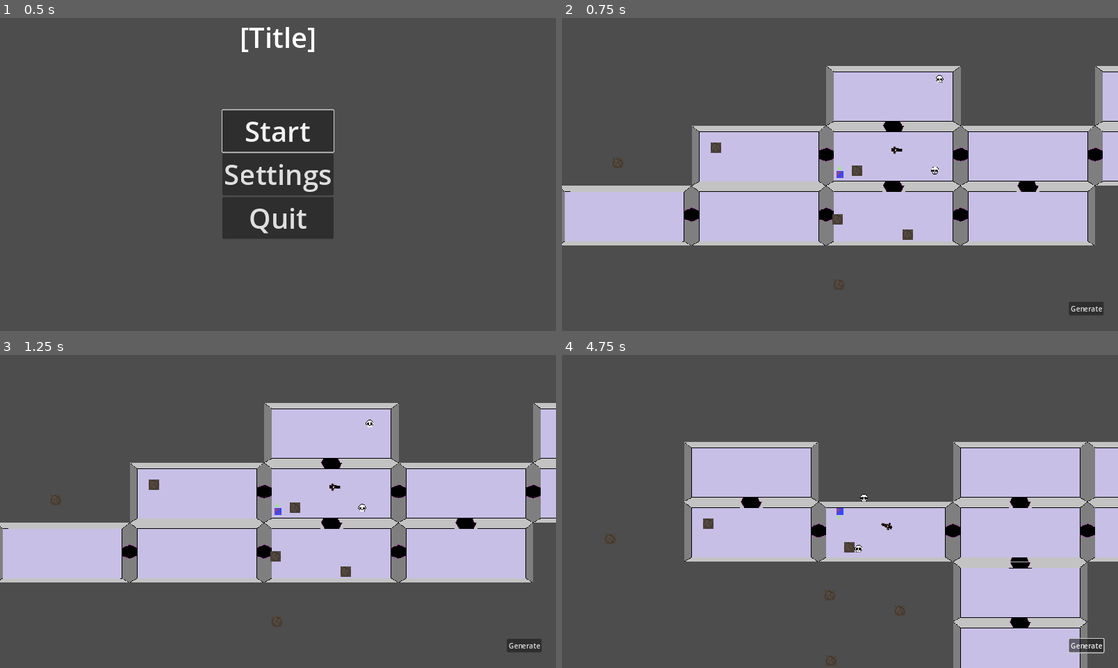
Above: before the commit, frames 1-4 (two rows, left to right).
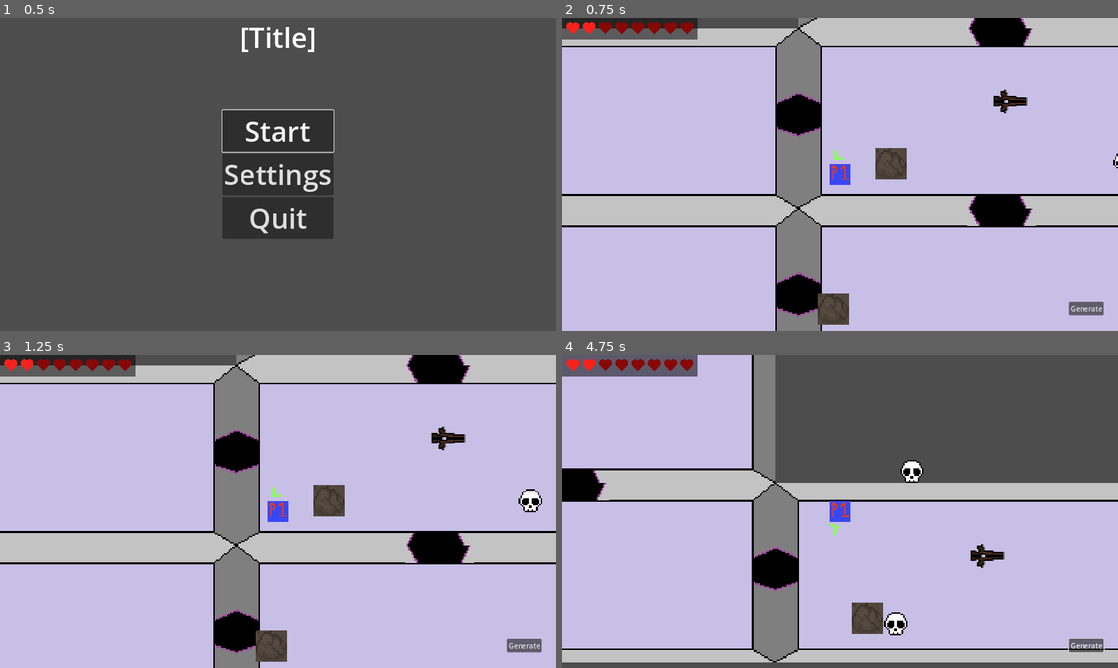
Above: after the commit, the same moments.

Repository: dcordova7146/Team4
Game: Godot game, scene res://main.tscn
Same seed, same stepped clock (60 frames per second), same inputs: the game is played once before the commit and once after it.
Inputs (mouse positions are in pixels of both pictures, inside the frame that each line leads up to):
- Up to frame 1 (0.5 s): no input
- Up to frame 2 (0.75 s): click "Start" at 0.5 s
- Up to frame 3 (1.25 s): no input
- Up to frame 4 (4.75 s): click "Generate" at 1.25 s; move the mouse to (962, 495) at 2.02 s; press the mouse at (962, 495) at 2.03 s; hold D (move_right) 2.03-2.78 s; move the mouse to (728, 527) at 2.77 s; release the mouse at (728, 527) at 2.78 s; hold S (move_down) 2.78-3.53 s; click (728, 527) at 2.85 s; move the mouse to (895, 442) at 3.52 s; press the mouse at (895, 442) at 3.53 s; hold D (move_right) 3.53-4.28 s; move the mouse to (812, 574) at 4.27 s; release the mouse at (812, 574) at 4.28 s; hold W (move_up) from 4.28 s (still down); click (812, 574) at 4.35 s

Frame 1 is identical in both runs. In frame 2, 82% of the frame differs, in the area x 0-100%, y 0-100%; in frame 3, 82%; in frame 4, 63%.

Commit message:
Add player lives and life pickups
- Add player lives and max lives
- Add player life loss on collision with enemy
- Add player life gain on collision with life pickup
- Add player invincibility after life loss
- Add player sprite blinking after life loss
- Add HUD showing player lives
- Add life pickup spawning on enemy death
- Add game over condition
- Add collision layer names
- Change collision layers

Diff:
--- /dev/null
+++ b/life.gd
@@ -0,0 +1,8 @@
+class_name Life
+extends StaticBody2D
+## A heart shape that collides with the player.
+
+
+## Draw as a heart shape.
+func _draw() -> void:
+	Lives.draw_heart(self, 20.0, Vector2(-10, -10))
--- /dev/null
+++ b/life.tscn
@@ -0,0 +1,13 @@
+[gd_scene load_steps=3 format=3 uid="uid://b43y01jhs1kja"]
+
+[ext_resource type="Script" path="res://life.gd" id="1_7hewv"]
+
+[sub_resource type="CircleShape2D" id="CircleShape2D_mvdy7"]
+
+[node name="Life" type="StaticBody2D"]
+collision_layer = 16
+collision_mask = 2
+script = ExtResource("1_7hewv")
+
+[node name="CollisionShape2D" type="CollisionShape2D" parent="."]
+shape = SubResource("CircleShape2D_mvdy7")
--- a/pause_menu.gd
+++ b/pause_menu.gd
@@ -6,16 +6,29 @@
 signal game_restarted
 signal game_exited_to_menu
 
+@onready var buttons: VBoxContainer = $Buttons
+@onready var label: Label = $PauseLabel
 
-## Pause game logic.
+
+## Listen to player death event.
+func _ready() -> void:
+	Events.player_died.connect(_on_player_died)
+
+
+## Pause game logic and display menu with given message.
 ##
 ## Only affects nodes whose process mode is explictly "Pausable",
 ## as the main scene's process mode is "Always".
-func pause() -> void:
-	get_tree().paused = true;
+func pause(message: String = "Paused") -> void:
+	get_tree().paused = true
+	label.text = message
 	show()
-	# Focus the first button.
-	($Buttons/ResumeButton as Button).grab_focus()
+	# Focus the first non-disabled button.
+	for i: int in buttons.get_child_count():
+		var button: Button = buttons.get_child(i)
+		if not button.disabled:
+			button.grab_focus()
+			break
 
 
 ## Hide self and unpause game.
@@ -31,6 +44,7 @@
 			resume()
 		else:
 			pause()
+
 
 ## Unpause when "Resume" button pressed.
 func _on_resume_button_pressed() -> void:
@@ -52,3 +66,10 @@
 ## Exit game.
 func _on_quit_to_desktop_button_pressed() -> void:
 	get_tree().quit()
+
+
+## Pause game with "Game Over!" message and disable resume button.
+func _on_player_died() -> void:
+	var resume_button: Button = $Buttons/ResumeButton
+	resume_button.disabled = true
+	pause("Game Over!")
--- a/project.godot
+++ b/project.godot
@@ -73,6 +73,14 @@
 ]
 }
 
+[layer_names]
+
+2d_physics/layer_1="walls"
+2d_physics/layer_2="player"
+2d_physics/layer_3="enemies"
+2d_physics/layer_4="bullets"
+2d_physics/layer_5="pickups"
+
 [rendering]
 
 textures/canvas_textures/default_texture_filter=0
--- a/scenes/dungeon.tscn
+++ b/scenes/dungeon.tscn
@@ -7,12 +7,16 @@
 [ext_resource type="Script" path="res://scripts/Tests/Camera2D.gd" id="4_hmp84"]
 [ext_resource type="PackedScene" uid="uid://cexqlf50w1why" path="res://scenes/mobScenes/skull.tscn" id="5_u63n0"]
 [ext_resource type="PackedScene" uid="uid://dx5nejrm0qvau" path="res://scenes/propScenes/fireball_turret.tscn" id="6_gpxj7"]
+[ext_resource type="PackedScene" uid="uid://doe0sstc3n5sh" path="res://ui/hud.tscn" id="7_wap1c"]
 
 [node name="Dungeon" type="Node2D"]
 process_mode = 1
 script = ExtResource("1_1hjgm")
 
-[node name="HUD" type="CanvasLayer" parent="."]
+[node name="PauseMenu" parent="." instance=ExtResource("2_img3q")]
+visible = false
+
+[node name="HUD" parent="." instance=ExtResource("7_wap1c")]
 
 [node name="Button" type="Button" parent="HUD"]
 offset_left = 1167.0
@@ -21,9 +25,6 @@
 offset_bottom = 684.0
 text = "Generate
 "
-
-[node name="PauseMenu" parent="." instance=ExtResource("2_img3q")]
-visible = false
 
 [node name="Spawn" type="Node2D" parent="."]
 
--- a/scenes/mobScenes/skull.tscn
+++ b/scenes/mobScenes/skull.tscn
@@ -13,8 +13,8 @@
 bg_color = Color(0.596078, 0, 0, 1)
 
 [node name="Skull" type="CharacterBody2D"]
-collision_layer = 2
-collision_mask = 3
+collision_layer = 4
+collision_mask = 7
 script = ExtResource("1_wcjy6")
 
 [node name="Skull" type="Sprite2D" parent="."]
--- a/scenes/playerScenes/bullet.tscn
+++ b/scenes/playerScenes/bullet.tscn
@@ -8,8 +8,8 @@
 
 [node name="Bullet" type="Area2D"]
 top_level = true
-collision_layer = 0
-collision_mask = 3
+collision_layer = 8
+collision_mask = 7
 script = ExtResource("1_v34mm")
 
 [node name="Projectile" type="Sprite2D" parent="."]
--- a/scenes/playerScenes/player.tscn
+++ b/scenes/playerScenes/player.tscn
@@ -8,7 +8,8 @@
 size = Vector2(16, 16)
 
 [node name="Player" type="CharacterBody2D"]
-collision_mask = 3
+collision_layer = 2
+collision_mask = 23
 motion_mode = 1
 script = ExtResource("1_iitf2")
 
@@ -19,3 +20,16 @@
 texture = ExtResource("2_22u6h")
 
 [node name="Gun" parent="." instance=ExtResource("3_mw41a")]
+
+[node name="Camera2D" type="Camera2D" parent="."]
+zoom = Vector2(3, 3)
+
+[node name="InvincibilityTimer" type="Timer" parent="."]
+wait_time = 2.0
+one_shot = true
+
+[node name="BlinkTimer" type="Timer" parent="."]
+wait_time = 0.05
+
+[connection signal="timeout" from="InvincibilityTimer" to="." method="_on_invincibility_timer_timeout"]
+[connection signal="timeout" from="BlinkTimer" to="." method="_on_blink_timer_timeout"]
--- a/scripts/dungeon.gd
+++ b/scripts/dungeon.gd
@@ -5,10 +5,14 @@
 signal game_restarted
 signal game_exited_to_menu
 
+const LIFE = preload("res://life.tscn")
+
 @onready var spawn: Node2D = $Spawn
+
 
 func _ready() -> void:
 	visualize(GenerateDungeon.generate(randi_range(-1000,1000)))
+	Events.enemy_died.connect(_on_enemy_died)
 
 #visualize function is used to turn the data structure that is the dungeon into a real in game scene of rooms
 func visualize(dungeon: Dictionary) -> void:
@@ -35,3 +39,10 @@
 func _on_pause_menu_game_exited_to_menu() -> void:
 	game_exited_to_menu.emit()
 	queue_free()
+
+
+## Spawn life pickup at position of where enemy died.
+func _on_enemy_died(position: Vector2) -> void:
+	var life: Node2D = LIFE.instantiate()
+	life.global_position = position
+	add_child(life)
--- a/scripts/events.gd
+++ b/scripts/events.gd
@@ -3,4 +3,7 @@
 #singleton script
 #which will keep track of game state and logic
 
+signal player_died
 signal room_entered(room: Room)
+signal health_changed(lives: int, max_lives: int)
+signal enemy_died(position: Vector2)
--- a/scripts/mobScripts/skull.gd
+++ b/scripts/mobScripts/skull.gd
@@ -32,7 +32,13 @@
 	health -= 1
 	# When health 0, destroy node (kills the mob)
 	if health == 0:
-		queue_free()
+		die()
 	# Update health bar to reflect health and display.
 	health_bar.value = health
 	health_bar.visible = true
+
+
+## Drop a life and then delete self.
+func die() -> void:
+	Events.enemy_died.emit(global_position)
+	queue_free()
--- a/scripts/playerScripts/gun.gd
+++ b/scripts/playerScripts/gun.gd
@@ -3,20 +3,19 @@
 extends Node2D
 
 const BULLET: PackedScene = preload("res://scenes/playerScenes/bullet.tscn")
-
+## How long until the gun can be fired again.
+@export var cooldown_duration: float = 0.25
+## How long until the game is fired again when primary action key held.
+@export var auto_fire_duration: float = 0.5
+## Whether the gun still cooling down from the last time it was fired.
+##
+## If true, bullets cannot be shot.
+var is_cooling_down: bool = false
 @onready var gun_pivot: Marker2D = $GunPivot
 @onready var shooting_timer: Timer = $ShootingTimer
 @onready var cooldown_timer: Timer = $CooldownTimer
 @onready var cooldown_bar: ProgressBar = $CooldownBar
-## How long until the gun can be fired again.
-@export var cooldown_duration: float = 0.25
-## How long until the game is fired again when primary action key held.
-@export var auto_fire_duration: float = 0.75
-
-## Whether the gun still cooling down from the last time it was fired.
-##
-## If true, bullets cannot be shot.
-var is_cooling_down: bool = false
+@onready var bullet_hole: Node2D = %BulletHole
 
 
 ## Set up timers for shooting and cooldown and value of cooldown progress bar.
@@ -49,13 +48,12 @@
 		return;
 
 	var new_bullet: Node2D = BULLET.instantiate()
-	var bullet_hole: Node2D = %BulletHole
 	new_bullet.global_position = bullet_hole.global_position
 	new_bullet.global_rotation = bullet_hole.global_rotation
 	bullet_hole.add_child(new_bullet)
 	# Begin cooldown, show its progress bar, and start timer to end it.
-	is_cooling_down = true;
-	cooldown_bar.visible = true;
+	is_cooling_down = true
+	cooldown_bar.visible = true
 	cooldown_timer.start()
 
 
@@ -66,5 +64,5 @@
 
 ## When cooldown is over, cooling down is over and the progress bar is hidden.
 func _on_cooldown_timer_timeout() -> void:
-	is_cooling_down = false;
-	cooldown_bar.visible = false;
+	is_cooling_down = false
+	cooldown_bar.visible = false
--- a/scripts/playerScripts/player.gd
+++ b/scripts/playerScripts/player.gd
@@ -2,16 +2,86 @@
 
 extends CharacterBody2D
 
+## Initial number of lives.
+@export var lives: int = 2
+## Max number of lives.
+@export var max_lives: int = 8
 # Move speed multiplier.
 #export allows it to be modifiable outside code and in the editor
 @export var speed: int = 250
+## Timer until invincibility after losing a life wears off.
+@onready var invincibility_timer: Timer = $InvincibilityTimer
+## Timer until visibility is toggled.
+@onready var blink_timer: Timer = $BlinkTimer
+
+
+## Broadcast health state on ready so it may be rendered by the HUD.
+func _ready() -> void:
+	Events.health_changed.emit(lives, max_lives)
+
+
+func _physics_process(_delta: float) -> void:
+	get_input()
+	process_collisions()
 
 
 # Move the player according to cardinal direction input.
 #grabs direction vector based on an input map of established keys associated with direction
-func _physics_process(_delta: float) -> void:
+func get_input() -> void:
 	var direction: Vector2 = Input.get_vector(
-			"move_left","move_right","move_up","move_down"
+			"move_left", "move_right", "move_up", "move_down"
 	)
 	velocity = direction * speed
 	move_and_slide()
+
+
+## Run specific behavior upon collision with certain entities.
+func process_collisions() -> void:
+	for i: int in get_slide_collision_count():
+		var collision: KinematicCollision2D = get_slide_collision(i)
+		var collider: Object = collision.get_collider()
+		print(collider)
+		var enemy: Skull = collider as Skull
+		if enemy:
+			lose_life()
+		var life: Life = collider as Life
+		if life:
+			# Remove collided lives.
+			life.queue_free()
+			gain_life()
+
+
+## Subtract a life.
+func lose_life() -> void:
+	# Don't if invincible.
+	if not invincibility_timer.is_stopped():
+		return
+	lives -= 1
+	# Let pause menu know if player died (i.e. game over).
+	if lives == 0:
+		Events.player_died.emit()
+	# Let HUD life bar know health state.
+	Events.health_changed.emit(lives, max_lives)
+	# Make temporarily invincible.
+	invincibility_timer.start()
+	# Make appearance blink rapidly.
+	blink_timer.start()
+
+
+## Add a life if max lives not reached.
+func gain_life() -> void:
+	if lives == max_lives:
+		return
+	lives += 1
+	Events.health_changed.emit(lives, max_lives)
+
+
+## Toggle visibility.
+func _on_blink_timer_timeout() -> void:
+	visible = not visible
+
+
+## Stop blinking and ensure visibility.
+func _on_invincibility_timer_timeout() -> void:
+	blink_timer.stop()
+	visible = true
--- /dev/null
+++ b/ui/hud.tscn
@@ -0,0 +1,8 @@
+[gd_scene load_steps=2 format=3 uid="uid://doe0sstc3n5sh"]
+
+[ext_resource type="Script" path="res://ui/lives.gd" id="1_74fjh"]
+
+[node name="HUD" type="CanvasLayer"]
+
+[node name="Lives" type="Node2D" parent="."]
+script = ExtResource("1_74fjh")
--- /dev/null
+++ b/ui/lives.gd
@@ -0,0 +1,77 @@
+@tool
+class_name Lives
+extends Node2D
+## A sort of progress bar that displays discrete values with heart shapes.
+
+const DEFAULT_COLOR: Color = Color("#f8221c")
+const DEFAULT_SIZE: float = 50.0
+
+## Total number of hearts, including both active and inactive.
+@export var max_value: int = 10
+## Number of hearts that are active.
+@export var value: int = 5
+## Size of the hearts.
+@export var heart_size: float = DEFAULT_SIZE
+## Color of filled hearts.
+@export var color_filled: Color = DEFAULT_COLOR
+## Color of unfilled hearts.
+@export var color_unfilled: Color = Color("#860907")
+## Color of background.
+@export var color_background: Color = Color("#0008")
+
+
+## Listen to health changes.
+func _ready() -> void:
+	Events.health_changed.connect(_on_health_changed)
+
+
+## Draw filled hearts, followed by remaining unfilled hearts,
+## all on a solid color background.
+func _draw() -> void:
+	draw_rect(Rect2(
+			position,
+			Vector2(
+					heart_size * max_value * 0.75 + heart_size * 0.25,
+					heart_size)
+			),
+			color_background
+	)
+	for i: int in range(max_value):
+		var color: Color = color_filled if i < value else color_unfilled
+		var pos_x: Vector2 = Vector2(i * heart_size * 0.75, 0)
+		Lives.draw_heart(self, heart_size, pos_x, color)
+
+
+## Draw a heart shape with a given position, size, and color.
+static func draw_heart(
+		canvas: CanvasItem,
+		size: float = DEFAULT_SIZE,
+		pos: Vector2 = Vector2(0, 0),
+		color: Color = DEFAULT_COLOR) -> void:
+	var radius: float = sin(deg_to_rad(45)) * 0.5 * size / 2
+	canvas.draw_circle(Vector2(0.375, 0.375) * size + pos, radius, color)
+	#draw_arc(
+			#Vector2(0.375, 0.375) * size + pos_x, radius - 1,
+			#0, TAU, 50, Color("#0004"),
+			#2
+	#)
+	canvas.draw_circle(Vector2(0.625, 0.375) * size + pos, radius, color)
+	#draw_arc(
+			#Vector2(0.625, 0.375) * size + pos_x, radius - 1,
+			#0, TAU, 50, Color("#0004"),
+			#2
+	#)
+	var points: PackedVector2Array = PackedVector2Array([
+			Vector2(0.5, 0.25) * size + pos,
+			Vector2(0.75, 0.5) * size + pos,
+			Vector2(0.5, 0.75) * size + pos,
+			Vector2(0.25, 0.5) * size + pos,
+	])
+	canvas.draw_colored_polygon(points, color)
+
+
+## Redraw with given values.
+func _on_health_changed(lives: int, max_lives: int) -> void:
+	value = lives
+	max_value = max_lives
+	queue_redraw()
Not shown: 1 places in scenes/dungeon.tscn that only renumber resources
